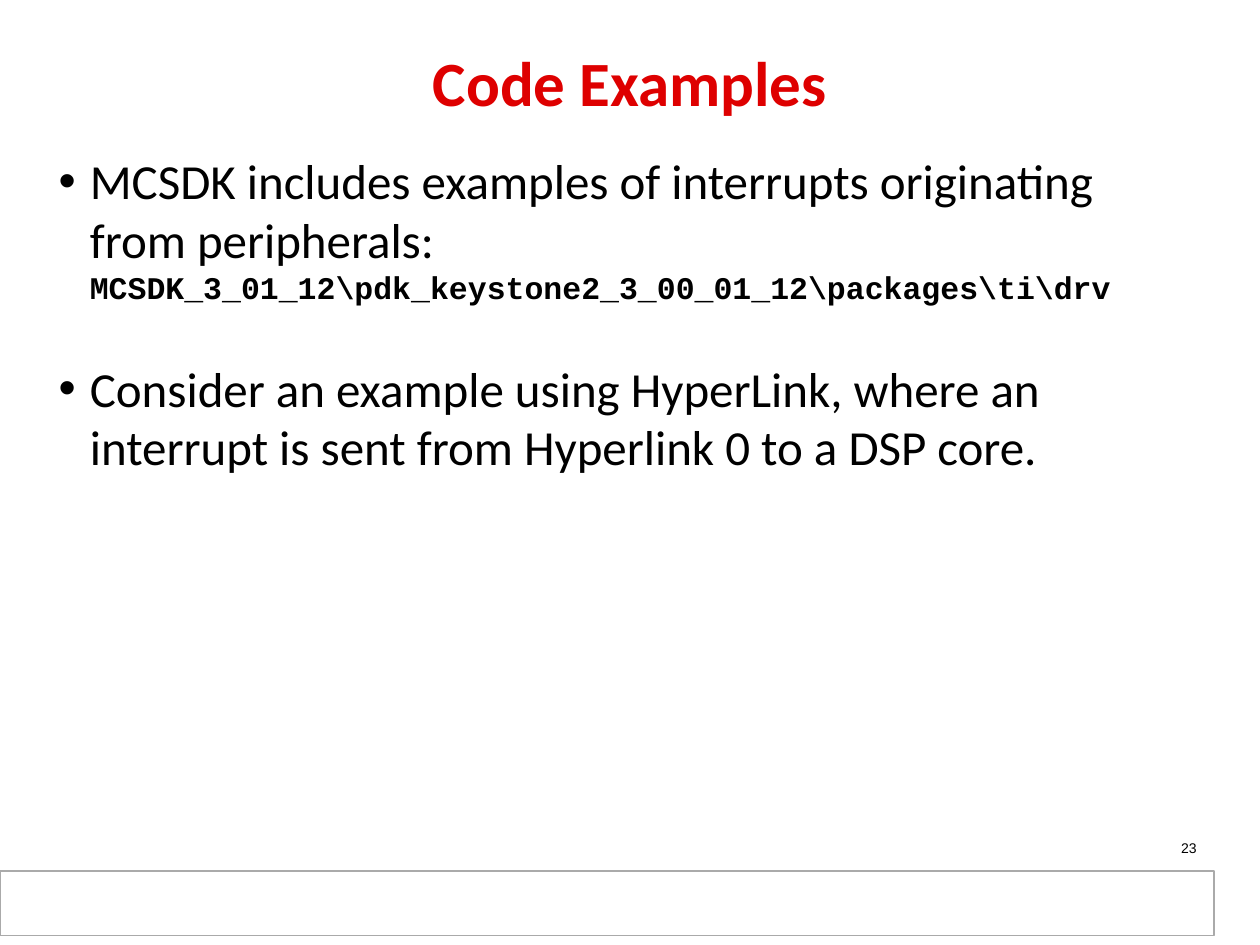
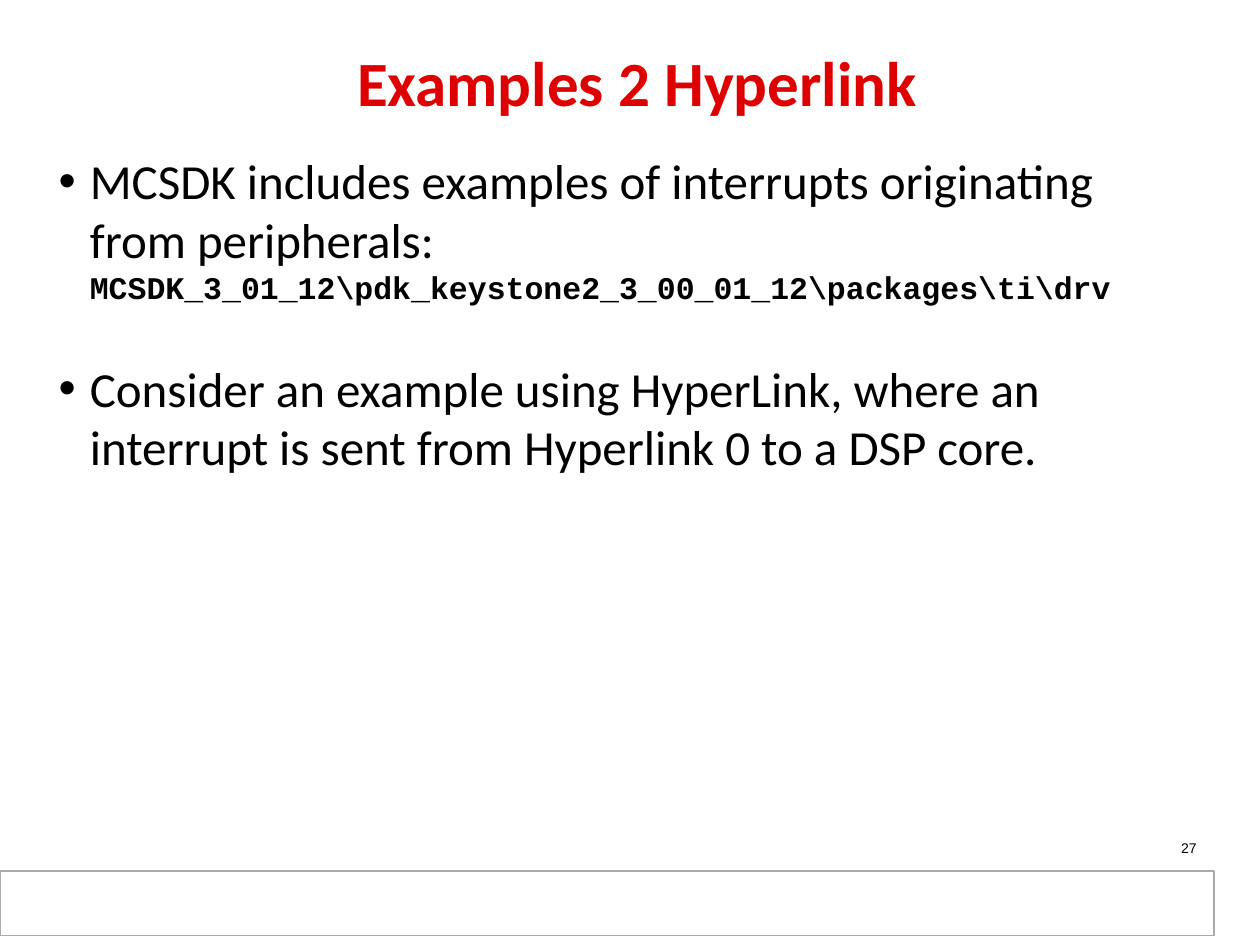
Before and after one commit to hari1989/keystone-workshop, a slide deck: slide 27 of slides/KeyStone_Interrupts.pptx (slide 23 before the commit). Drawn at 1260x945 pixels with LibreOffice and Linux fonts; fonts in the diff are those of the drawing; background and template pictures are left out. Boxes give left, top, right and bottom in pixels: in the first picture for what was removed or moved away, otherwise in the second. Text is boxed around its words. In the diff, an @@ line names an element or a change of style, - is before the commit and + after.

```diff
--- a/slides/KeyStone_Interrupts.pptx
+++ b/slides/KeyStone_Interrupts.pptx
@@ title at (357, 61, 916, 116): text changed @@
-Code Examples
+Examples 2 Hyperlink
@@ page number at (1181, 843, 1197, 853): text changed @@
-23
+27
```
Also in this commit, not shown: 5 other slides changed, 5 slides added, 3 slides removed.
